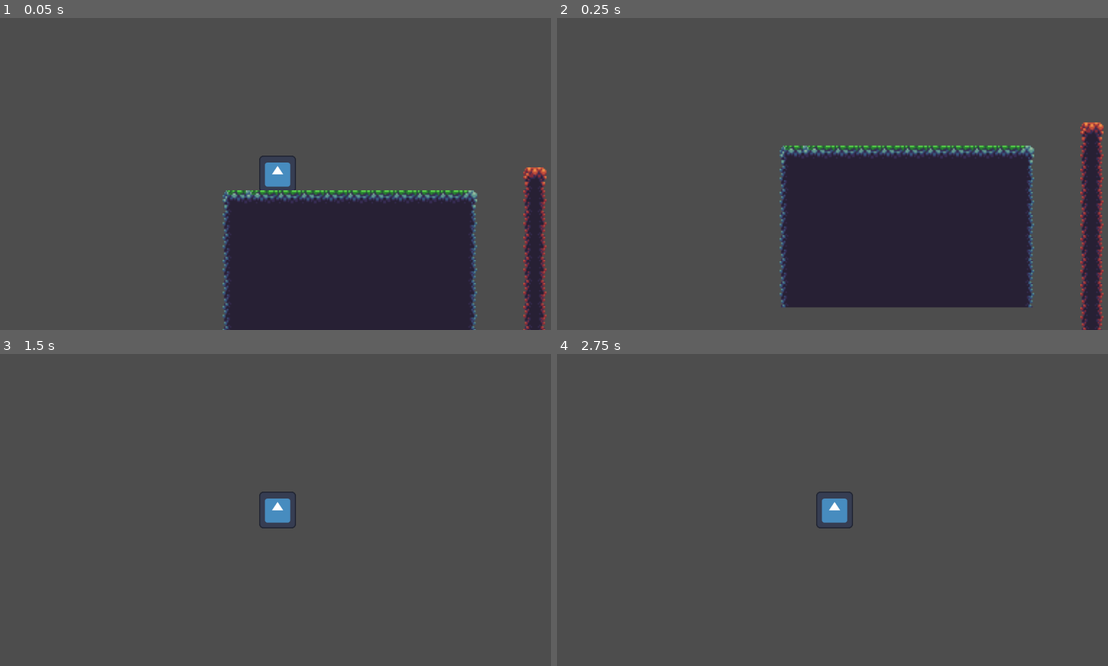
Above: before the commit, frames 1-4 (two rows, left to right).
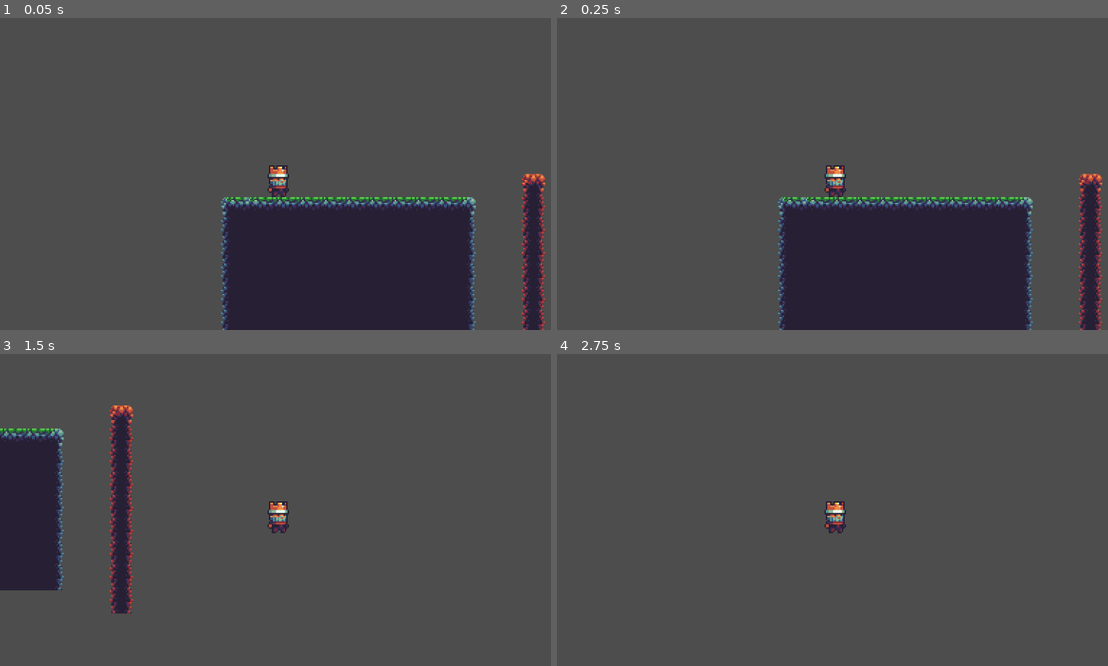
Above: after the commit, the same moments.

Repository: TobsF/c4k-jump-and-run
Game: Godot game, scene res://game.tscn
The game is run twice, just before and just after one commit, with the same random seed, the same clock (stepped at 60 frames per second) and the same inputs. The engine's default icon, where the game draws it, is replaced by a stand-in: a white triangle on a blue panel in a dark square.
Inputs:
- Up to frame 1 (0.05 s): no input
- Up to frame 2 (0.25 s): no input
- Up to frame 3 (1.5 s): tap Enter (ui_accept) at 0.5, 0.77 s; hold Right (ui_right) from 0.53 s (still down)
- Up to frame 4 (2.75 s): tap Enter (ui_accept) at 1.52 s; release Right (ui_right) at 2.03 s; hold Left (ui_left) from 2.03 s (still down)

The runs differ from the first frame. In frame 1, 4.3% of the frame differs, in the area x 40-100%, y 44-100%; in frame 2, 14%, in the area x 40-100%, y 33-100%; in frame 3, 8.8%; in frame 4, 0.5%.

Commit message:
added collision to world and player, replaced player placeholder sprite with default animation

Diff:
--- a/game.tscn
+++ b/game.tscn
@@ -6,114 +6,339 @@
 [sub_resource type="TileSetAtlasSource" id="TileSetAtlasSource_1b3lj"]
 texture = ExtResource("2_l0ylw")
 0:0/0 = 0
+0:0/0/physics_layer_0/linear_velocity = Vector2(0, 0)
+0:0/0/physics_layer_0/angular_velocity = 0.0
 1:0/0 = 0
+1:0/0/physics_layer_0/linear_velocity = Vector2(0, 0)
+1:0/0/physics_layer_0/angular_velocity = 0.0
 2:0/0 = 0
+2:0/0/physics_layer_0/linear_velocity = Vector2(0, 0)
+2:0/0/physics_layer_0/angular_velocity = 0.0
 3:0/0 = 0
+3:0/0/physics_layer_0/linear_velocity = Vector2(0, 0)
+3:0/0/physics_layer_0/angular_velocity = 0.0
 4:0/0 = 0
+4:0/0/physics_layer_0/linear_velocity = Vector2(0, 0)
+4:0/0/physics_layer_0/angular_velocity = 0.0
 5:0/0 = 0
+5:0/0/physics_layer_0/linear_velocity = Vector2(0, 0)
+5:0/0/physics_layer_0/angular_velocity = 0.0
 6:0/0 = 0
+6:0/0/physics_layer_0/linear_velocity = Vector2(0, 0)
+6:0/0/physics_layer_0/angular_velocity = 0.0
 7:0/0 = 0
+7:0/0/physics_layer_0/linear_velocity = Vector2(0, 0)
+7:0/0/physics_layer_0/angular_velocity = 0.0
+7:0/0/physics_layer_0/polygon_0/points = PackedVector2Array(-8, -8, 8, -8, 8, 8, -8, 8)
 8:0/0 = 0
+8:0/0/physics_layer_0/linear_velocity = Vector2(0, 0)
+8:0/0/physics_layer_0/angular_velocity = 0.0
+8:0/0/physics_layer_0/polygon_0/points = PackedVector2Array(-8, -8, 8, -8, 8, 8, -8, 8)
 9:0/0 = 0
+9:0/0/physics_layer_0/linear_velocity = Vector2(0, 0)
+9:0/0/physics_layer_0/angular_velocity = 0.0
+9:0/0/physics_layer_0/polygon_0/points = PackedVector2Array(-8, -8, 8, -8, 8, 8, -8, 8)
 10:0/0 = 0
+10:0/0/physics_layer_0/linear_velocity = Vector2(0, 0)
+10:0/0/physics_layer_0/angular_velocity = 0.0
+10:0/0/physics_layer_0/polygon_0/points = PackedVector2Array(-8, -8, 8, -8, 8, 8, -8, 8)
 11:0/0 = 0
+11:0/0/physics_layer_0/linear_velocity = Vector2(0, 0)
+11:0/0/physics_layer_0/angular_velocity = 0.0
+11:0/0/physics_layer_0/polygon_0/points = PackedVector2Array(-8, -8, 8, -8, 8, 8, -8, 8)
 12:0/0 = 0
+12:0/0/physics_layer_0/linear_velocity = Vector2(0, 0)
+12:0/0/physics_layer_0/angular_velocity = 0.0
+12:0/0/physics_layer_0/polygon_0/points = PackedVector2Array(-8, -8, 8, -8, 8, 8, -8, 8)
 13:0/0 = 0
+13:0/0/physics_layer_0/linear_velocity = Vector2(0, 0)
+13:0/0/physics_layer_0/angular_velocity = 0.0
+13:0/0/physics_layer_0/polygon_0/points = PackedVector2Array(-6.75, -8, 6.3125, -8, 6.4375, 8, -6.625, 8)
 14:0/0 = 0
+14:0/0/physics_layer_0/linear_velocity = Vector2(0, 0)
+14:0/0/physics_layer_0/angular_velocity = 0.0
 15:0/0 = 0
+15:0/0/physics_layer_0/linear_velocity = Vector2(0, 0)
+15:0/0/physics_layer_0/angular_velocity = 0.0
 16:0/0 = 0
+16:0/0/physics_layer_0/linear_velocity = Vector2(0, 0)
+16:0/0/physics_layer_0/angular_velocity = 0.0
 0:1/0 = 0
+0:1/0/physics_layer_0/linear_velocity = Vector2(0, 0)
+0:1/0/physics_layer_0/angular_velocity = 0.0
 1:1/0 = 0
+1:1/0/physics_layer_0/linear_velocity = Vector2(0, 0)
+1:1/0/physics_layer_0/angular_velocity = 0.0
 2:1/0 = 0
+2:1/0/physics_layer_0/linear_velocity = Vector2(0, 0)
+2:1/0/physics_layer_0/angular_velocity = 0.0
 3:1/0 = 0
+3:1/0/physics_layer_0/linear_velocity = Vector2(0, 0)
+3:1/0/physics_layer_0/angular_velocity = 0.0
 4:1/0 = 0
+4:1/0/physics_layer_0/linear_velocity = Vector2(0, 0)
+4:1/0/physics_layer_0/angular_velocity = 0.0
 5:1/0 = 0
+5:1/0/physics_layer_0/linear_velocity = Vector2(0, 0)
+5:1/0/physics_layer_0/angular_velocity = 0.0
 7:1/0 = 0
+7:1/0/physics_layer_0/linear_velocity = Vector2(0, 0)
+7:1/0/physics_layer_0/angular_velocity = 0.0
+7:1/0/physics_layer_0/polygon_0/points = PackedVector2Array(-8, -8, 8, -8, 8, 8, -8, 8)
 8:1/0 = 0
+8:1/0/physics_layer_0/linear_velocity = Vector2(0, 0)
+8:1/0/physics_layer_0/angular_velocity = 0.0
+8:1/0/physics_layer_0/polygon_0/points = PackedVector2Array(-8, -8, 8, -8, 8, 8, -8, 8)
 9:1/0 = 0
+9:1/0/physics_layer_0/linear_velocity = Vector2(0, 0)
+9:1/0/physics_layer_0/angular_velocity = 0.0
+9:1/0/physics_layer_0/polygon_0/points = PackedVector2Array(-8, -8, 8, -8, 8, 8, -8, 8)
 10:1/0 = 0
+10:1/0/physics_layer_0/linear_velocity = Vector2(0, 0)
+10:1/0/physics_layer_0/angular_velocity = 0.0
+10:1/0/physics_layer_0/polygon_0/points = PackedVector2Array(-8, -8, 8, -8, 8, 8, -8, 8)
 11:1/0 = 0
+11:1/0/physics_layer_0/linear_velocity = Vector2(0, 0)
+11:1/0/physics_layer_0/angular_velocity = 0.0
 12:1/0 = 0
+12:1/0/physics_layer_0/linear_velocity = Vector2(0, 0)
+12:1/0/physics_layer_0/angular_velocity = 0.0
+12:1/0/physics_layer_0/polygon_0/points = PackedVector2Array(-8, -8, 8, -8, 8, 8, -8, 8)
 13:1/0 = 0
+13:1/0/physics_layer_0/linear_velocity = Vector2(0, 0)
+13:1/0/physics_layer_0/angular_velocity = 0.0
+13:1/0/physics_layer_0/polygon_0/points = PackedVector2Array(-6.75, -8, 6.3125, -8, 6.4375, 8, -6.625, 8)
 14:1/0 = 0
+14:1/0/physics_layer_0/linear_velocity = Vector2(0, 0)
+14:1/0/physics_layer_0/angular_velocity = 0.0
 15:1/0 = 0
+15:1/0/physics_layer_0/linear_velocity = Vector2(0, 0)
+15:1/0/physics_layer_0/angular_velocity = 0.0
 16:1/0 = 0
+16:1/0/physics_layer_0/linear_velocity = Vector2(0, 0)
+16:1/0/physics_layer_0/angular_velocity = 0.0
 2:2/0 = 0
+2:2/0/physics_layer_0/linear_velocity = Vector2(0, 0)
+2:2/0/physics_layer_0/angular_velocity = 0.0
 3:2/0 = 0
+3:2/0/physics_layer_0/linear_velocity = Vector2(0, 0)
+3:2/0/physics_layer_0/angular_velocity = 0.0
 4:2/0 = 0
+4:2/0/physics_layer_0/linear_velocity = Vector2(0, 0)
+4:2/0/physics_layer_0/angular_velocity = 0.0
 7:2/0 = 0
+7:2/0/physics_layer_0/linear_velocity = Vector2(0, 0)
+7:2/0/physics_layer_0/angular_velocity = 0.0
+7:2/0/physics_layer_0/polygon_0/points = PackedVector2Array(-8, -8, 8, -8, 8, 8, -8, 8)
 8:2/0 = 0
+8:2/0/physics_layer_0/linear_velocity = Vector2(0, 0)
+8:2/0/physics_layer_0/angular_velocity = 0.0
+8:2/0/physics_layer_0/polygon_0/points = PackedVector2Array(-8, -8, 8, -8, 8, 8, -8, 8)
 9:2/0 = 0
+9:2/0/physics_layer_0/linear_velocity = Vector2(0, 0)
+9:2/0/physics_layer_0/angular_velocity = 0.0
+9:2/0/physics_layer_0/polygon_0/points = PackedVector2Array(-8, -8, 8, -8, 8, 8, -8, 8)
 10:2/0 = 0
+10:2/0/physics_layer_0/linear_velocity = Vector2(0, 0)
+10:2/0/physics_layer_0/angular_velocity = 0.0
+10:2/0/physics_layer_0/polygon_0/points = PackedVector2Array(-8, -8, 8, -8, 8, 8, -8, 8)
 11:2/0 = 0
+11:2/0/physics_layer_0/linear_velocity = Vector2(0, 0)
+11:2/0/physics_layer_0/angular_velocity = 0.0
+11:2/0/physics_layer_0/polygon_0/points = PackedVector2Array(-8, -8, 8, -8, 8, 8, -8, 8)
 12:2/0 = 0
+12:2/0/physics_layer_0/linear_velocity = Vector2(0, 0)
+12:2/0/physics_layer_0/angular_velocity = 0.0
+12:2/0/physics_layer_0/polygon_0/points = PackedVector2Array(-8, -8, 8, -8, 8, 8, -8, 8)
 13:2/0 = 0
+13:2/0/physics_layer_0/linear_velocity = Vector2(0, 0)
+13:2/0/physics_layer_0/angular_velocity = 0.0
+13:2/0/physics_layer_0/polygon_0/points = PackedVector2Array(-8, -8, 8, -8, 8, 8, -8, 8)
 14:2/0 = 0
+14:2/0/physics_layer_0/linear_velocity = Vector2(0, 0)
+14:2/0/physics_layer_0/angular_velocity = 0.0
 15:2/0 = 0
+15:2/0/physics_layer_0/linear_velocity = Vector2(0, 0)
+15:2/0/physics_layer_0/angular_velocity = 0.0
 16:2/0 = 0
+16:2/0/physics_layer_0/linear_velocity = Vector2(0, 0)
+16:2/0/physics_layer_0/angular_velocity = 0.0
 3:3/0 = 0
+3:3/0/physics_layer_0/linear_velocity = Vector2(0, 0)
+3:3/0/physics_layer_0/angular_velocity = 0.0
 4:3/0 = 0
+4:3/0/physics_layer_0/linear_velocity = Vector2(0, 0)
+4:3/0/physics_layer_0/angular_velocity = 0.0
 5:3/0 = 0
+5:3/0/physics_layer_0/linear_velocity = Vector2(0, 0)
+5:3/0/physics_layer_0/angular_velocity = 0.0
 7:3/0 = 0
+7:3/0/physics_layer_0/linear_velocity = Vector2(0, 0)
+7:3/0/physics_layer_0/angular_velocity = 0.0
 8:3/0 = 0
+8:3/0/physics_layer_0/linear_velocity = Vector2(0, 0)
+8:3/0/physics_layer_0/angular_velocity = 0.0
+8:3/0/physics_layer_0/polygon_0/points = PackedVector2Array(-8, -8, 8, -8, 8, 8, -8, 8)
 9:3/0 = 0
+9:3/0/physics_layer_0/linear_velocity = Vector2(0, 0)
+9:3/0/physics_layer_0/angular_velocity = 0.0
+9:3/0/physics_layer_0/polygon_0/points = PackedVector2Array(-8, -8, 8, -8, 8, 8, -8, 8)
 10:3/0 = 0
+10:3/0/physics_layer_0/linear_velocity = Vector2(0, 0)
+10:3/0/physics_layer_0/angular_velocity = 0.0
+10:3/0/physics_layer_0/polygon_0/points = PackedVector2Array(-8, -8, 8, -8, 8, 8, -8, 8)
 11:3/0 = 0
+11:3/0/physics_layer_0/linear_velocity = Vector2(0, 0)
+11:3/0/physics_layer_0/angular_velocity = 0.0
 12:3/0 = 0
+12:3/0/physics_layer_0/linear_velocity = Vector2(0, 0)
+12:3/0/physics_layer_0/angular_velocity = 0.0
+12:3/0/physics_layer_0/polygon_0/points = PackedVector2Array(-8, -8, 8, -8, 8, 8, -8, 8)
 13:3/0 = 0
+13:3/0/physics_layer_0/linear_velocity = Vector2(0, 0)
+13:3/0/physics_layer_0/angular_velocity = 0.0
+13:3/0/physics_layer_0/polygon_0/points = PackedVector2Array(-8, -8, 8, -8, 8, 8, -8, 8)
 14:3/0 = 0
+14:3/0/physics_layer_0/linear_velocity = Vector2(0, 0)
+14:3/0/physics_layer_0/angular_velocity = 0.0
 15:3/0 = 0
+15:3/0/physics_layer_0/linear_velocity = Vector2(0, 0)
+15:3/0/physics_layer_0/angular_velocity = 0.0
 16:3/0 = 0
+16:3/0/physics_layer_0/linear_velocity = Vector2(0, 0)
+16:3/0/physics_layer_0/angular_velocity = 0.0
 3:4/0 = 0
+3:4/0/physics_layer_0/linear_velocity = Vector2(0, 0)
+3:4/0/physics_layer_0/angular_velocity = 0.0
 4:4/0 = 0
+4:4/0/physics_layer_0/linear_velocity = Vector2(0, 0)
+4:4/0/physics_layer_0/angular_velocity = 0.0
 5:4/0 = 0
+5:4/0/physics_layer_0/linear_velocity = Vector2(0, 0)
+5:4/0/physics_layer_0/angular_velocity = 0.0
 7:4/0 = 0
+7:4/0/physics_layer_0/linear_velocity = Vector2(0, 0)
+7:4/0/physics_layer_0/angular_velocity = 0.0
 8:4/0 = 0
+8:4/0/physics_layer_0/linear_velocity = Vector2(0, 0)
+8:4/0/physics_layer_0/angular_velocity = 0.0
 9:4/0 = 0
+9:4/0/physics_layer_0/linear_velocity = Vector2(0, 0)
+9:4/0/physics_layer_0/angular_velocity = 0.0
 10:4/0 = 0
+10:4/0/physics_layer_0/linear_velocity = Vector2(0, 0)
+10:4/0/physics_layer_0/angular_velocity = 0.0
 11:4/0 = 0
+11:4/0/physics_layer_0/linear_velocity = Vector2(0, 0)
+11:4/0/physics_layer_0/angular_velocity = 0.0
 12:4/0 = 0
+12:4/0/physics_layer_0/linear_velocity = Vector2(0, 0)
+12:4/0/physics_layer_0/angular_velocity = 0.0
 13:4/0 = 0
+13:4/0/physics_layer_0/linear_velocity = Vector2(0, 0)
+13:4/0/physics_layer_0/angular_velocity = 0.0
 14:4/0 = 0
+14:4/0/physics_layer_0/linear_velocity = Vector2(0, 0)
+14:4/0/physics_layer_0/angular_velocity = 0.0
 15:4/0 = 0
+15:4/0/physics_layer_0/linear_velocity = Vector2(0, 0)
+15:4/0/physics_layer_0/angular_velocity = 0.0
 16:4/0 = 0
+16:4/0/physics_layer_0/linear_velocity = Vector2(0, 0)
+16:4/0/physics_layer_0/angular_velocity = 0.0
 3:5/0 = 0
+3:5/0/physics_layer_0/linear_velocity = Vector2(0, 0)
+3:5/0/physics_layer_0/angular_velocity = 0.0
 4:5/0 = 0
+4:5/0/physics_layer_0/linear_velocity = Vector2(0, 0)
+4:5/0/physics_layer_0/angular_velocity = 0.0
 7:5/0 = 0
+7:5/0/physics_layer_0/linear_velocity = Vector2(0, 0)
+7:5/0/physics_layer_0/angular_velocity = 0.0
 8:5/0 = 0
+8:5/0/physics_layer_0/linear_velocity = Vector2(0, 0)
+8:5/0/physics_layer_0/angular_velocity = 0.0
 9:5/0 = 0
+9:5/0/physics_layer_0/linear_velocity = Vector2(0, 0)
+9:5/0/physics_layer_0/angular_velocity = 0.0
 10:5/0 = 0
+10:5/0/physics_layer_0/linear_velocity = Vector2(0, 0)
+10:5/0/physics_layer_0/angular_velocity = 0.0
 11:5/0 = 0
+11:5/0/physics_layer_0/linear_velocity = Vector2(0, 0)
+11:5/0/physics_layer_0/angular_velocity = 0.0
 12:5/0 = 0
+12:5/0/physics_layer_0/linear_velocity = Vector2(0, 0)
+12:5/0/physics_layer_0/angular_velocity = 0.0
 13:5/0 = 0
+13:5/0/physics_layer_0/linear_velocity = Vector2(0, 0)
+13:5/0/physics_layer_0/angular_velocity = 0.0
 14:5/0 = 0
+14:5/0/physics_layer_0/linear_velocity = Vector2(0, 0)
+14:5/0/physics_layer_0/angular_velocity = 0.0
 15:5/0 = 0
+15:5/0/physics_layer_0/linear_velocity = Vector2(0, 0)
+15:5/0/physics_layer_0/angular_velocity = 0.0
 16:5/0 = 0
+16:5/0/physics_layer_0/linear_velocity = Vector2(0, 0)
+16:5/0/physics_layer_0/angular_velocity = 0.0
 3:6/0 = 0
+3:6/0/physics_layer_0/linear_velocity = Vector2(0, 0)
+3:6/0/physics_layer_0/angular_velocity = 0.0
 4:6/0 = 0
+4:6/0/physics_layer_0/linear_velocity = Vector2(0, 0)
+4:6/0/physics_layer_0/angular_velocity = 0.0
 7:6/0 = 0
+7:6/0/physics_layer_0/linear_velocity = Vector2(0, 0)
+7:6/0/physics_layer_0/angular_velocity = 0.0
 8:6/0 = 0
+8:6/0/physics_layer_0/linear_velocity = Vector2(0, 0)
+8:6/0/physics_layer_0/angular_velocity = 0.0
 9:6/0 = 0
+9:6/0/physics_layer_0/linear_velocity = Vector2(0, 0)
+9:6/0/physics_layer_0/angular_velocity = 0.0
 10:6/0 = 0
+10:6/0/physics_layer_0/linear_velocity = Vector2(0, 0)
+10:6/0/physics_layer_0/angular_velocity = 0.0
 11:6/0 = 0
+11:6/0/physics_layer_0/linear_velocity = Vector2(0, 0)
+11:6/0/physics_layer_0/angular_velocity = 0.0
 12:6/0 = 0
+12:6/0/physics_layer_0/linear_velocity = Vector2(0, 0)
+12:6/0/physics_layer_0/angular_velocity = 0.0
 13:6/0 = 0
+13:6/0/physics_layer_0/linear_velocity = Vector2(0, 0)
+13:6/0/physics_layer_0/angular_velocity = 0.0
 14:6/0 = 0
+14:6/0/physics_layer_0/linear_velocity = Vector2(0, 0)
+14:6/0/physics_layer_0/angular_velocity = 0.0
 15:6/0 = 0
+15:6/0/physics_layer_0/linear_velocity = Vector2(0, 0)
+15:6/0/physics_layer_0/angular_velocity = 0.0
 16:6/0 = 0
+16:6/0/physics_layer_0/linear_velocity = Vector2(0, 0)
+16:6/0/physics_layer_0/angular_velocity = 0.0
 2:7/0 = 0
+2:7/0/physics_layer_0/linear_velocity = Vector2(0, 0)
+2:7/0/physics_layer_0/angular_velocity = 0.0
 3:7/0 = 0
+3:7/0/physics_layer_0/linear_velocity = Vector2(0, 0)
+3:7/0/physics_layer_0/angular_velocity = 0.0
 4:7/0 = 0
+4:7/0/physics_layer_0/linear_velocity = Vector2(0, 0)
+4:7/0/physics_layer_0/angular_velocity = 0.0
 5:7/0 = 0
+5:7/0/physics_layer_0/linear_velocity = Vector2(0, 0)
+5:7/0/physics_layer_0/angular_velocity = 0.0
 
 [sub_resource type="TileSet" id="TileSet_k670g"]
+physics_layer_0/collision_layer = 1
 sources/0 = SubResource("TileSetAtlasSource_1b3lj")
 
 [node name="Game" type="Node2D"]
 
 [node name="Player" parent="." instance=ExtResource("1_2au6s")]
-position = Vector2(70, 611)
-scale = Vector2(0.2, 0.2)
+position = Vector2(71, 608)
 
 [node name="Camera2D" type="Camera2D" parent="Player"]
 zoom = Vector2(3, 3)
--- a/player.tscn
+++ b/player.tscn
@@ -1,10 +1,32 @@
-[gd_scene load_steps=3 format=3 uid="uid://bj1hysebuxd6q"]
+[gd_scene load_steps=6 format=3 uid="uid://bj1hysebuxd6q"]
 
-[ext_resource type="Texture2D" uid="uid://dr8px60s0ndg4" path="res://icon.svg" id="1_pkq1d"]
 [ext_resource type="Script" path="res://player.gd" id="1_y7yc4"]
+[ext_resource type="Texture2D" uid="uid://m7jvafqfx2uc" path="res://assets/characters/characters.png" id="2_va8l0"]
+
+[sub_resource type="AtlasTexture" id="AtlasTexture_i8u4q"]
+atlas = ExtResource("2_va8l0")
+region = Rect2(0, 32, 32, 32)
+
+[sub_resource type="SpriteFrames" id="SpriteFrames_hsro8"]
+animations = [{
+"frames": [{
+"duration": 1.0,
+"texture": SubResource("AtlasTexture_i8u4q")
+}],
+"loop": true,
+"name": &"default",
+"speed": 5.0
+}]
+
+[sub_resource type="RectangleShape2D" id="RectangleShape2D_kx4mj"]
+size = Vector2(13, 22)
 
 [node name="Player" type="CharacterBody2D"]
 script = ExtResource("1_y7yc4")
 
-[node name="Sprite2D" type="Sprite2D" parent="."]
-texture = ExtResource("1_pkq1d")
+[node name="AnimatedSprite2D" type="AnimatedSprite2D" parent="."]
+sprite_frames = SubResource("SpriteFrames_hsro8")
+
+[node name="CollisionShape2D" type="CollisionShape2D" parent="."]
+position = Vector2(0.5, 5)
+shape = SubResource("RectangleShape2D_kx4mj")
--- a/project.godot
+++ b/project.godot
@@ -11,6 +11,11 @@
 [application]
 
 config/name="C4K Jump and Run steps"
+config/tags=PackedStringArray("c4k")
 run/main_scene="res://game.tscn"
 config/features=PackedStringArray("4.2", "Forward Plus")
 config/icon="res://icon.svg"
+
+[rendering]
+
+textures/canvas_textures/default_texture_filter=0
